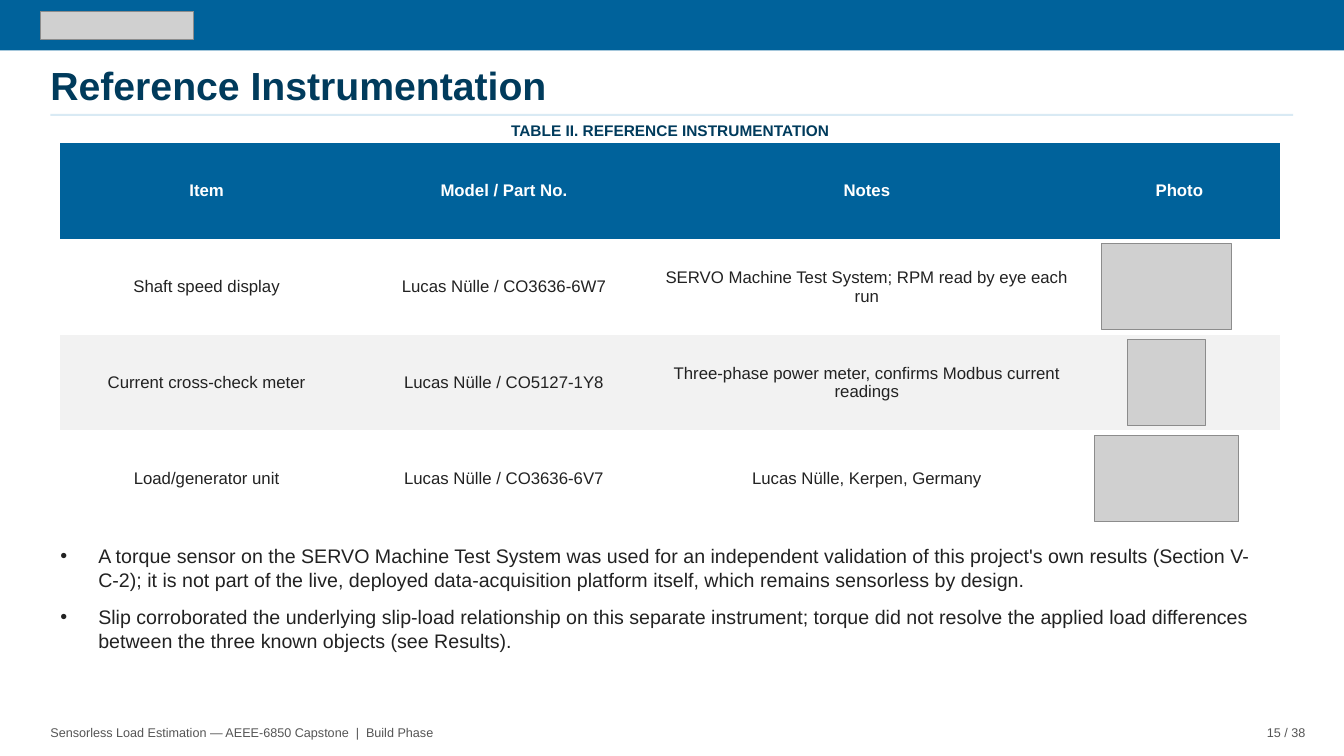
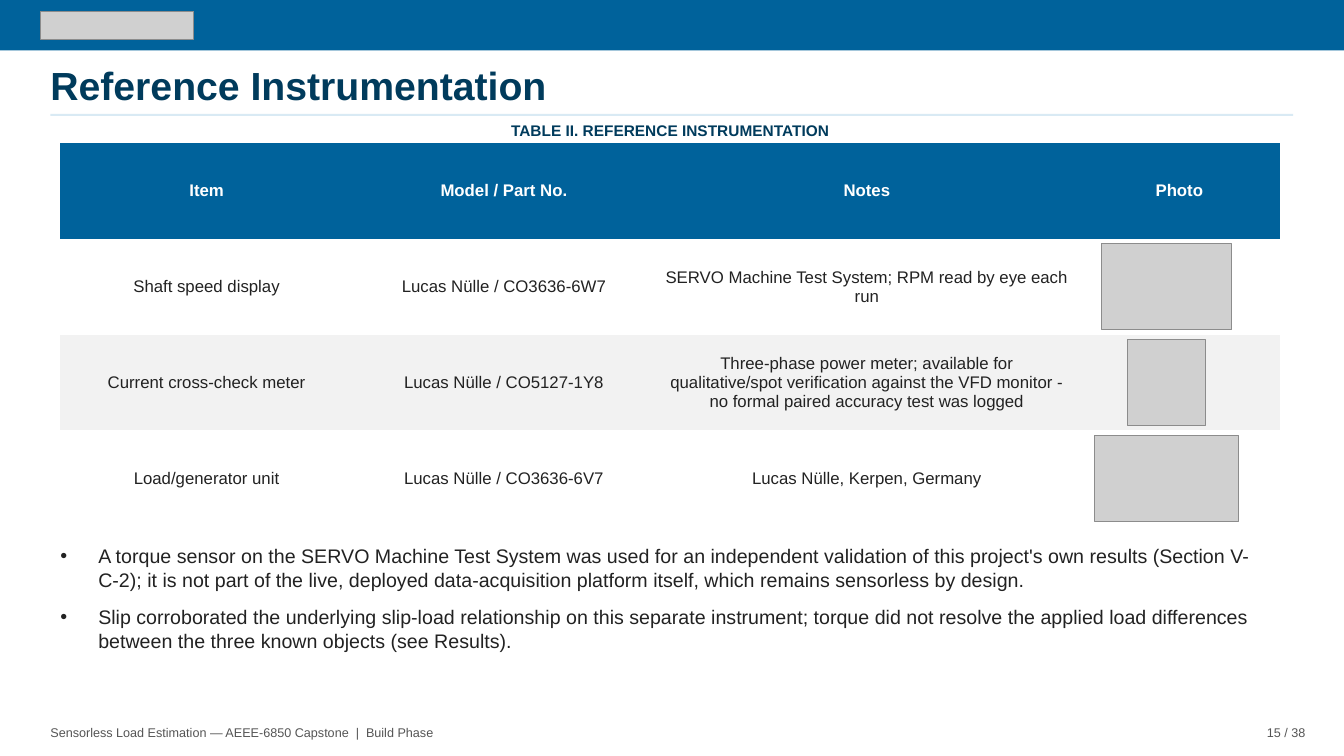
Before and after one commit to David-4529/Capstone, a slide deck: slide 15 of docs/paper/Sensorless_Load_Estimation_Deck_Rev17.pptx. Drawn at 1344x756 pixels with LibreOffice and Linux fonts; fonts in the diff are those of the drawing; grey boxes stand for pictures. Boxes give left, top, right and bottom in pixels: in the first picture for what was removed or moved away, otherwise in the second. Text is boxed around its words. In the diff, an @@ line names an element or a change of style, - is before the commit and + after.

```diff
--- a/docs/paper/Sensorless_Load_Estimation_Deck_Rev17.pptx
+++ b/docs/paper/Sensorless_Load_Estimation_Deck_Rev17.pptx
@@ table at <box>60,143,1280,526</box> @@
-row 3, column 3: Three-phase power meter, confirms Modbus current readings
+row 3, column 3: Three-phase power meter; available for qualitative/spot verification against the VFD monitor - no formal paired accuracy test was logged
```
Also in this commit, not shown: 8 other slides changed.
